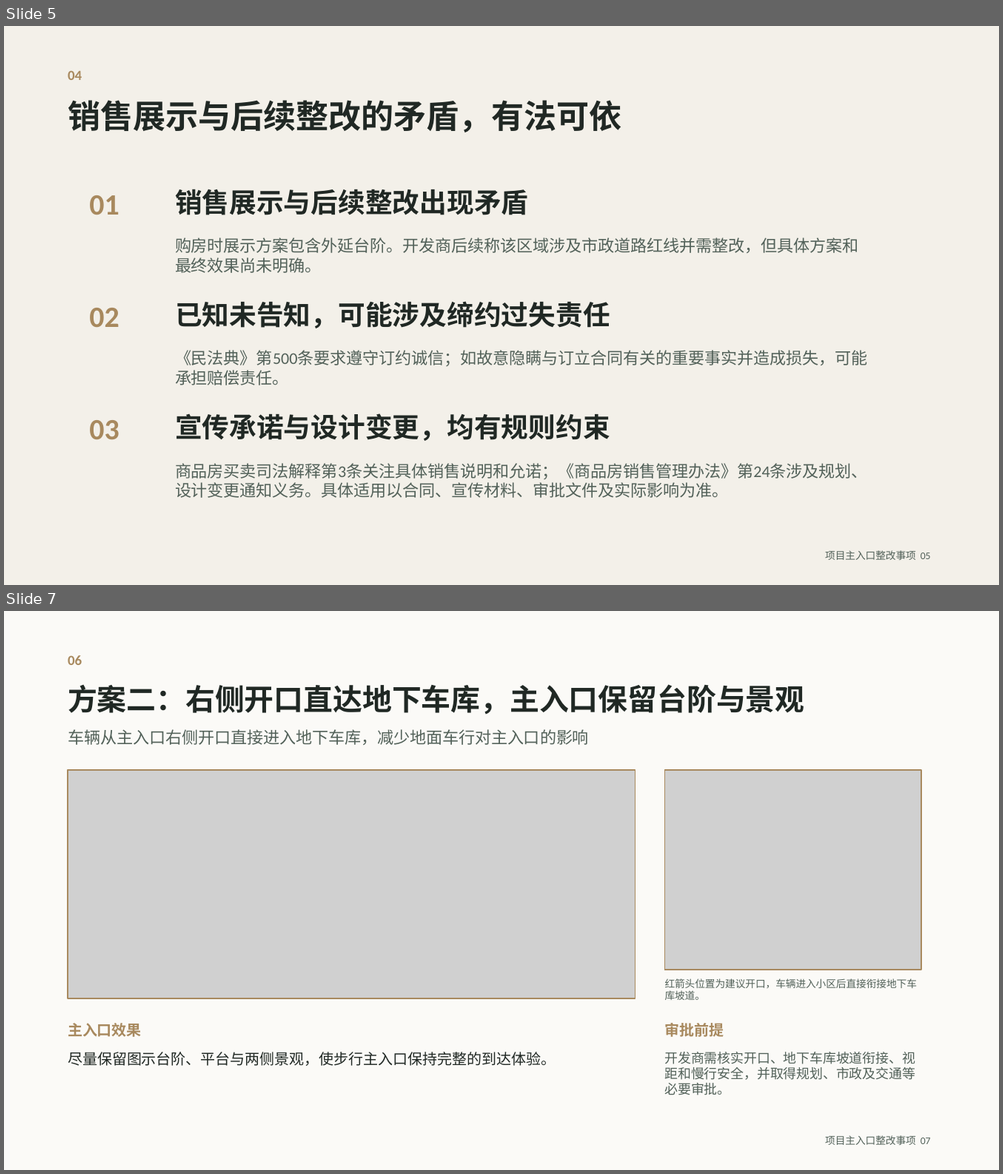
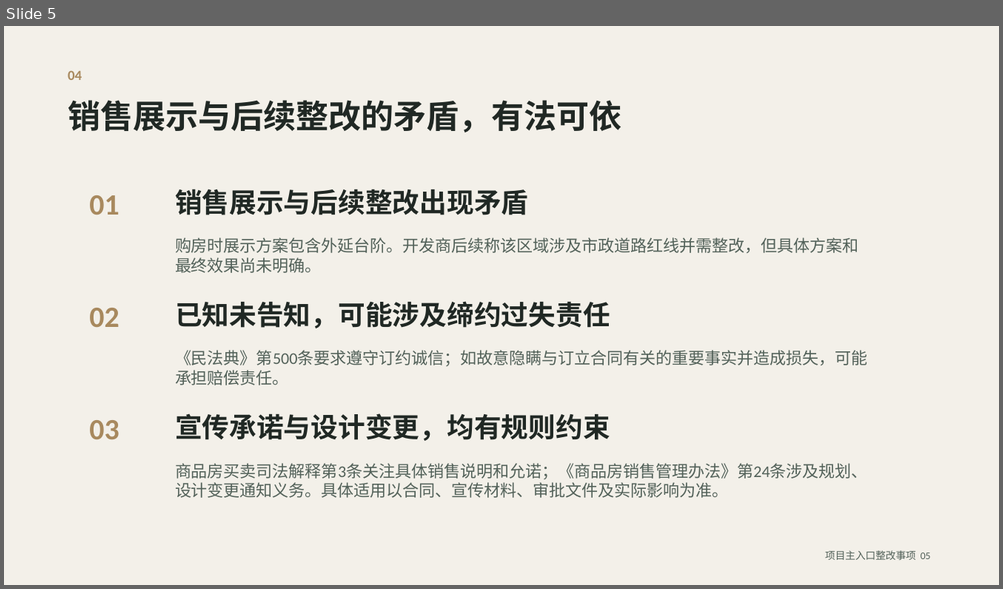
Before and after one commit to jwcesign/entrance-remediation-public-site, a slide deck: files/project-entrance-owner-opinion.pptx. Shown one above the other, each under a label of ours: slides 5 and 7 before the commit, slide 5 after it; the slides between them are not shown. The pictures are 1003x1174 and 1003x589 pixels, drawn with LibreOffice and Linux fonts; fonts in the diff are those of the drawing; grey boxes stand for pictures. Boxes give left, top, right and bottom in pixels: in the first picture for what was removed or moved away, otherwise in the second. Text is boxed around its words. In the diff, an @@ line names an element or a change of style, - is before the commit and + after.

```diff
--- a/files/project-entrance-owner-opinion.pptx
+++ b/files/project-entrance-owner-opinion.pptx
@@ slide 7 removed at (4, 611, 999, 1170), background #FBFAF7 @@
@@ text removed at (68, 655, 82, 665) @@
-06
@@ text removed at (68, 684, 804, 714) @@
-方案二：右侧开口直达地下车库，主入口保留台阶与景观
@@ text removed at (68, 729, 589, 745) @@
-车辆从主入口右侧开口直接进入地下车库，减少地面车行对主入口的影响
@@ picture removed at (68, 771, 634, 999) @@
@@ rectangle removed at (68, 771, 634, 999) @@
@@ picture removed at (664, 771, 921, 971) @@
@@ rectangle removed at (664, 771, 921, 971) @@
@@ text removed at (665, 979, 917, 1000) @@
-红箭头位置为建议开口，车辆进入小区后直接衔接地下车库坡道。
@@ text removed at (68, 1023, 142, 1037) @@
-主入口效果
@@ text removed at (665, 1023, 724, 1037) @@
-审批前提
@@ text removed at (68, 1052, 555, 1066) @@
-尽量保留图示台阶、平台与两侧景观，使步行主入口保持完整的到达体验。
@@ text removed at (665, 1052, 916, 1096) @@
-开发商需核实开口、地下车库坡道衔接、视距和慢行安全，并取得规划、市政及交通等必要审批。
@@ text removed at (825, 1136, 930, 1145) @@
-项目主入口整改事项 07
```
Also in this commit, not shown: 3 slides changed, 6 other files.
